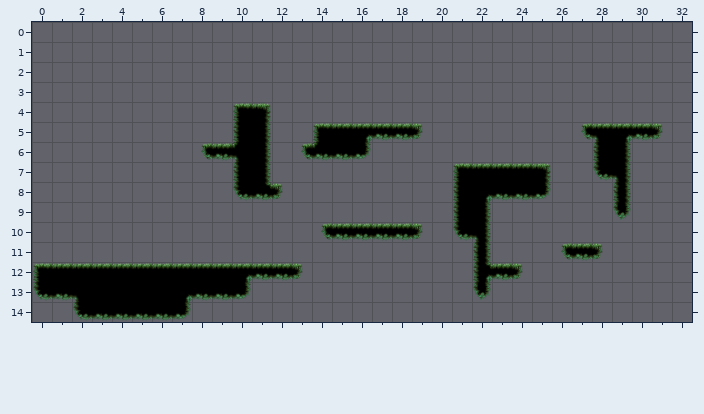
An edit to a level. Tiled map, assets/tilemaps/level1-map.tmx. The picture above is the old version.
Cells are 128x128 px. Shown: x 0..32, y 0..14. The old version is drawn lined up with the new one.
The result:
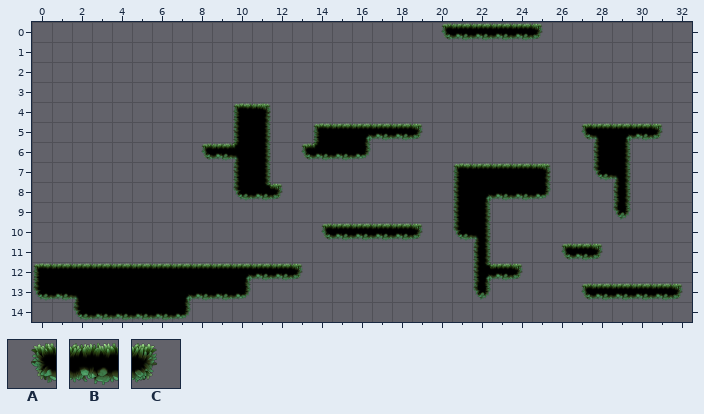
Key: from "mossy": A 21 "mossy", B 22 "mossy", C 23 "mossy".
_ is an empty cell.
Commit: updated map Signed-off-by: denisa1208 <ciobanu_denisa@yahoo.com>
Diff:
map size 32x12 -> 64x16 cells (old content now starts at 0,4; both pictures use the new coordinates)
Layer "Platform":
y 0: x 20..25 ______ -> ABBBBC
y 13: x 27..32 ______ -> ABBBBC
Changed places in both pictures, as pixel boxes (x1, y1, x2, y2):
added: (441, 23, 543, 41)
added: (581, 283, 683, 301)
